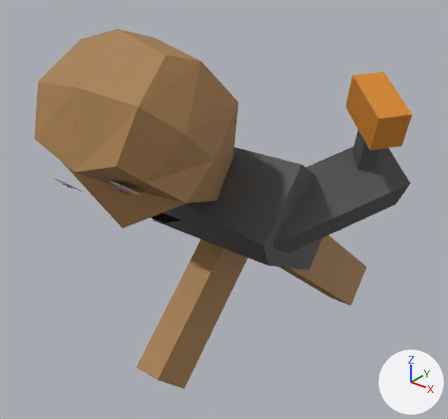
The OBJ model KingOfKings/Models/servant2f.obj as it was, and as the next commit left it.
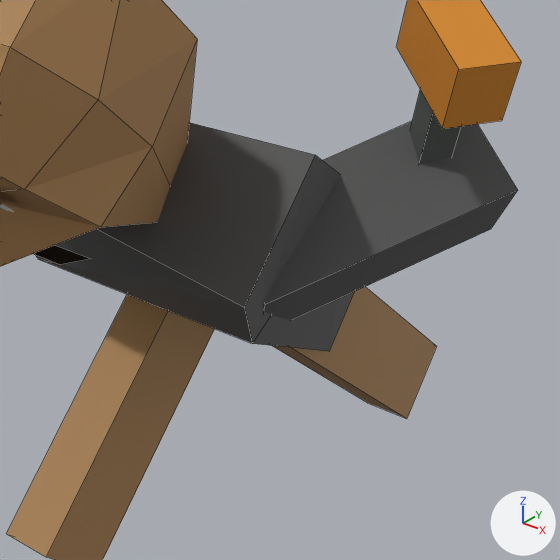
There are two pictures of each version: one whole from a 50 mm camera at (3.82, -5.41, 5.58) aimed at (-0.16, -0.43, 2.49), one close up on the part from 30% to 97% of the width and 19% to 91% of the height. Arrows for +X, +Y and +Z are at lower right; the lights stay in place. The close-ups show mesh edges as thin lines. Where no turn or scale is listed for an object, it has been applied to the vertices.
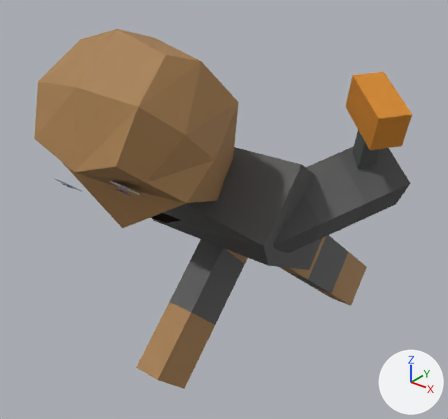
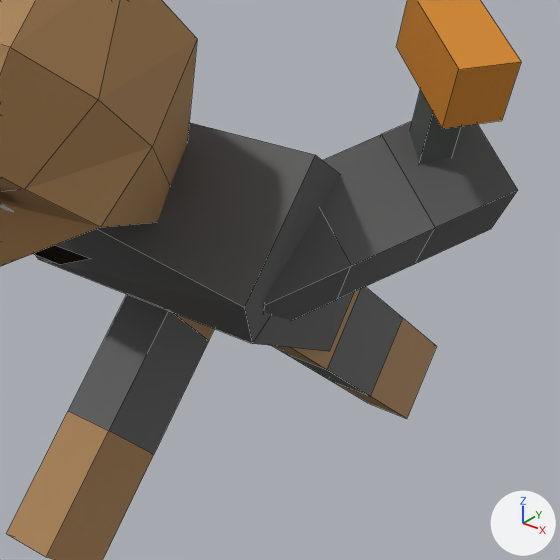
Changed parts and their boxes (x1, y1, x2, y2) in the close-ups (560 x 560 px):
part 1 of me_cube_004, built on
    both: (66, 294, 210, 458)
part 2 of me_cube_005, built on
    both: (273, 287, 405, 399)

Edits to the bpy script that builds the scene:
```text
Add mat_material_009:
    mat_material_009 = principled_material('Material.009')
    mat_material_009.base_color = (0.0984, 0.0984, 0.0984)  # dark grey #585858
    mat_material_009.roughness = 0.69
Change me_cube_004:
    where me_cube_004.from_pydata(...)  # 8 vertices, 6 faces; spans x -0.56..-0.22, y -1.57..0.65, z 0.32..2.56
    used by ob_cube_004; location = (0.0, 0.0, 0.0)
    verts and faces of me_cube_004; kept vertices keep their numbers, new ones are numbered from 8
    before: 0 (-0.56, -1.57, 0.75) at pixel (6, 533), 1 (-0.56, -1.14, 0.32), 2 (-0.22, -1.14, 0.32), 3 (-0.22, -1.57, 0.75) at pixel (46, 557), 4 (-0.56, 0.22, 2.56)
    before: 5 (-0.56, 0.65, 2.12), 6 (-0.22, 0.65, 2.12), 7 (-0.22, 0.22, 2.56)
    me_cube_004 part 1
    add delete_faces([(0, 4, 5, 1), (1, 5, 6, 2), (2, 6, 7, 3), (0, 3, 7, 4)])
    add verts[8] = (-0.56, -0.98, 1.35)  # pixel (68, 410)
    add verts[9] = (-0.56, -0.38, 1.96)  # pixel (127, 293)
    add verts[10] = (-0.56, 0.06, 1.52)
    add verts[11] = (-0.56, -0.54, 0.92)
    add for new, old in zip([*range(12, 16)], [*range(8, 12)]): verts[new] = verts[old] + (0.34, 0.0, 0.0)
    add faces += [(0, 8, 11, 1), (1, 11, 15, 2), (2, 15, 12, 3), (0, 3, 12, 8), (4, 9, 13, 7), (6, 7, 13, 14)]  # mat_material_002 (brown #a87f50)
    add faces += [(5, 6, 14, 10), (4, 5, 10, 9)]  # mat_material_002 (brown #a87f50)
    add faces += [(8, 12, 13, 9), (12, 15, 14, 13), (10, 14, 15, 11), (8, 9, 10, 11)]  # mat_material_009 (dark grey #585858)
    add me_cube_004.materials.append(mat_material_009)  # dark grey #585858
Change me_cube_005:
    where me_cube_005.from_pydata(...)  # 8 vertices, 6 faces; spans x 0.22..0.56, y -0.34..2.0, z 0.39..2.49
    used by ob_cube_005; location = (0.0, 0.0, 0.0)
    verts and faces of me_cube_005; kept vertices keep their numbers, new ones are numbered from 8
    before: 0 (0.22, 1.61, 0.39) at pixel (367, 403), 1 (0.22, 2.0, 0.86), 2 (0.56, 2.0, 0.86) at pixel (436, 346), 3 (0.56, 1.61, 0.39) at pixel (406, 418), 4 (0.22, -0.34, 2.02)
    before: 5 (0.22, 0.06, 2.49), 6 (0.56, 0.06, 2.49), 7 (0.56, -0.34, 2.02)
    me_cube_005 part 2
    add delete_faces([(0, 4, 5, 1), (1, 5, 6, 2), (2, 6, 7, 3), (0, 3, 7, 4)])
    add verts[8] = (0.22, 0.96, 0.93)  # pixel (328, 379)
    add verts[9] = (0.22, 0.31, 1.47)  # pixel (282, 352)
    add verts[10] = (0.22, 0.71, 1.95)
    add verts[11] = (0.22, 1.36, 1.4)
    add for new, old in zip([*range(12, 16)], [*range(8, 12)]): verts[new] = verts[old] + (0.34, 0.0, 0.0)
    add faces += [(0, 8, 11, 1), (1, 11, 15, 2), (2, 15, 12, 3), (0, 3, 12, 8), (4, 9, 13, 7), (6, 7, 13, 14)]  # mat_material_002 (brown #a87f50)
    add faces += [(5, 6, 14, 10), (4, 5, 10, 9)]  # mat_material_002 (brown #a87f50)
    add faces += [(8, 12, 13, 9), (12, 15, 14, 13), (10, 14, 15, 11), (8, 9, 10, 11)]  # mat_material_009 (dark grey #585858)
    add me_cube_005.materials.append(mat_material_009)  # dark grey #585858
```
